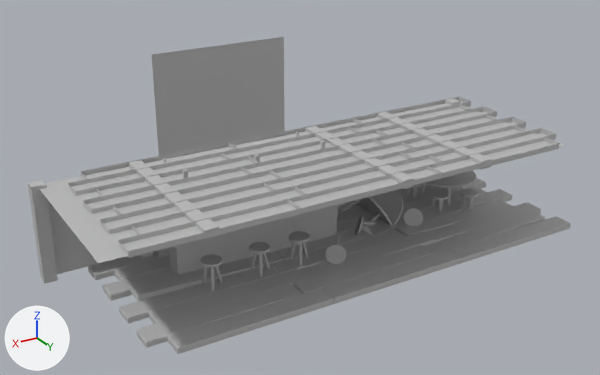
Renders of the FBX model battle_wizard/Assets/Models/mod_pub.fbx from each side of a commit.
Before and after are seen from a 50 mm lens placed at (53.8, 85.2, 46.9), pointed at (-3.9, -11.0, -1.2). The axes (+X, +Y, +Z) are drawn at lower left. The lights are the same throughout. Where no turn or scale is listed for an object, it has been applied to the vertices.
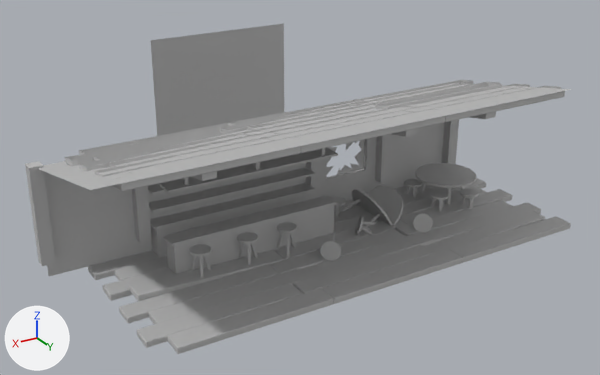
What changed in the scene script:
```text
Change me_mesh_017:
    where me_mesh_017.from_pydata(...)  # 24 vertices, 15 faces; spans x -30.4..33.9, y -9.6..13.7, z -4.1..8.2
    used by ob_polysurface1; location = (0.0, 0.0, 0.0)
    before: 0 (33.9, 13.7, 8.2) at pixel (98, 263), 1 (-30.4, 13.7, 8.2) at pixel (565, 145), 3 (-30.4, -8.9, 8.2), 7 (-7.1, -8.9, 8.2) at pixel (327, 126), 8 (-7.1, 13.7, 8.2) at pixel (428, 179)
    before: 10 (-14.2, -8.9, 8.2) at pixel (367, 118), 11 (-14.2, 13.7, 8.2) at pixel (473, 168)
    me_mesh_017 part 4
    add for i in [0, 1, 8, 11]: me_mesh_017.vertices[i].co += Vector((0.0, 0.0, 7.8))
    add for i in [3, 7, 10]: me_mesh_017.vertices[i].co += Vector((0.0, 0.0, 3.0))
    me_mesh_017.vertices[2].co: (33.9, -8.9, 8.2) -> (33.9, -8.9, 10.5)
Change me_mesh_023:
    where me_mesh_023.from_pydata(...)  # 16 vertices, 14 faces; spans x -0.8..0.8, y -0.8..21.6, z -6.4..6.4
    used by ob_pcube121; location = (-16.7, -8.3, 2.3)
    before: 12 (-0.8, 21.6, 6.4) at pixel (491, 159), 13 (0.8, 21.6, 6.4) at pixel (481, 161), 14 (0.8, 21.6, 5.4) at pixel (480, 169), 15 (-0.8, 21.6, 5.4) at pixel (490, 167)
    me_mesh_023 part 1
    add for i in [*range(12, 16)]: me_mesh_023.vertices[i].co += Vector((0.0, 0.0, 4.3))
Change me_mesh_013:
    where me_mesh_013.from_pydata(...)  # 16 vertices, 14 faces; spans x -0.8..0.8, y -0.8..21.6, z -6.4..6.4
    used by ob_pcube35; location = (-4.4, -8.3, 2.3)
    before: 12 (-0.8, 21.6, 6.4) at pixel (414, 178), 13 (0.8, 21.6, 6.4) at pixel (403, 181), 14 (0.8, 21.6, 5.4) at pixel (403, 189), 15 (-0.8, 21.6, 5.4) at pixel (413, 186)
    me_mesh_013 part 2
    add for i in [*range(12, 16)]: me_mesh_013.vertices[i].co += Vector((0.0, 0.0, 4.3))
Change me_mesh_024:
    where me_mesh_024.from_pydata(...)  # 16 vertices, 14 faces; spans x -0.8..0.8, y -0.8..21.6, z -6.4..6.4
    used by ob_pcube122; location = (21.5, -8.3, 2.3)
    before: 12 (-0.8, 21.6, 6.4) at pixel (219, 227), 13 (0.8, 21.6, 6.4) at pixel (204, 230), 14 (0.8, 21.6, 5.4) at pixel (205, 239), 15 (-0.8, 21.6, 5.4) at pixel (219, 236)
    me_mesh_024 part 3
    add for i in [*range(12, 16)]: me_mesh_024.vertices[i].co += Vector((0.0, 0.0, 4.3))
Change ob_pcube23:
    ob_pcube23.location: (4.9, 3.5, -2.4) -> (4.9, 0.4, -2.4)
Change ob_pcube125:
    ob_pcube125.location: (-2242.0, 879.7, -86.97) -> (-2242.0, 1375.0, -86.97)
    ob_pcube125.rotation_euler: (1.571, -1.571, 0.0) -> (0.0, -1.763, 1.571)  # degrees (90, -90, 0) -> degrees (0, -101, 90)
Change ob_pcube24:
    ob_pcube24.location: (0.3, 5.2, -3.1) -> (0.3, 4.1, -3.1)
Change ob_pcube39:
    ob_pcube39.location: (33.9, -8.3, 2.3) -> (33.9, -8.3, 4.6)
Change ob_pcube22:
    ob_pcube22.location: (10.6, 3.5, -2.4) -> (10.6, 0.4, -2.4)
Change ob_pcube121:
    ob_pcube121.location: (-16.7, -8.3, 2.3) -> (-16.7, -8.3, 4.6)
Change ob_pcube35:
    ob_pcube35.location: (-4.4, -8.3, 2.3) -> (-4.4, -8.3, 4.6)
Change ob_pcube147:
    ob_pcube147.location: (-41.94, 836.3, -230.5) -> (-41.94, 1332.0, -230.5)
    ob_pcube147.rotation_euler: (0.0, 0.0, 0.0) -> (0.192, 0.0, 0.0)  # degrees (0, 0, 0) -> degrees (11, 0, 0)
Change ob_pcube27:
    ob_pcube27.location: (-15.0, 1.8, -3.5) -> (-15.0, 3.9, -3.5)
Change ob_pcube21:
    ob_pcube21.location: (17.3, 3.5, -2.4) -> (17.3, 0.4, -2.4)
Change ob_pplane1:
    ob_pplane1.location: (-7.6, -44.1, 0.0) -> (-7.6, -44.1, 2.4)
```

Where the change shows, as pixel boxes (x1, y1, x2, y2) in the pictures (600 x 375 px; the box of a moved part takes in the faces that stretch with it):
'polySurface1', reshaped (13% taller)
    before: (40, 103, 564, 274)
    after: (37, 83, 571, 276)
'pCube147', moved, turned
    before: (68, 97, 560, 258)
    after: (65, 80, 565, 191)
'pPlane1', moved
    before: (152, 37, 285, 156)
    after: (151, 23, 284, 136)
'pCube39', moved
    before: (28, 180, 58, 284)
    after: (25, 161, 56, 266)
'pCube121', reshaped, moved
    before: (377, 112, 491, 169)
    after: (375, 108, 496, 183)
'pCube35', reshaped, moved
    before: (305, 126, 414, 189)
    after: (306, 128, 417, 199)
'pCube125', moved, turned
    before: (374, 114, 499, 145)
    after: (375, 83, 502, 109)
'pCube21', moved
    before: (200, 254, 223, 291)
    after: (190, 244, 211, 277)
'pCube22', moved
    before: (249, 242, 270, 277)
    after: (237, 232, 258, 265)
'pCube23', moved
    before: (289, 231, 310, 265)
    after: (277, 222, 297, 255)
'pCube24', moved
    before: (325, 235, 347, 264)
    after: (321, 232, 342, 261)
'pCube27', moved
    before: (404, 208, 423, 226)
    after: (413, 213, 433, 233)
part 1 of me_mesh_023, moved or reshaped
    before: (383, 115, 491, 169)
    after: (469, 108, 496, 119)
part 2 of me_mesh_013, moved or reshaped
    before: (311, 129, 414, 189)
    after: (392, 128, 417, 137)
part 3 of me_mesh_024, moved or reshaped
    before: (133, 164, 219, 240)
    after: (192, 168, 217, 181)
part 4 of me_mesh_017, moved or reshaped
    before: (40, 103, 562, 263)
    after: (37, 83, 567, 196)
'pCube42', unchanged, uncovered by the edit
    before: (154, 204, 340, 275)
    after: (148, 148, 338, 274)
